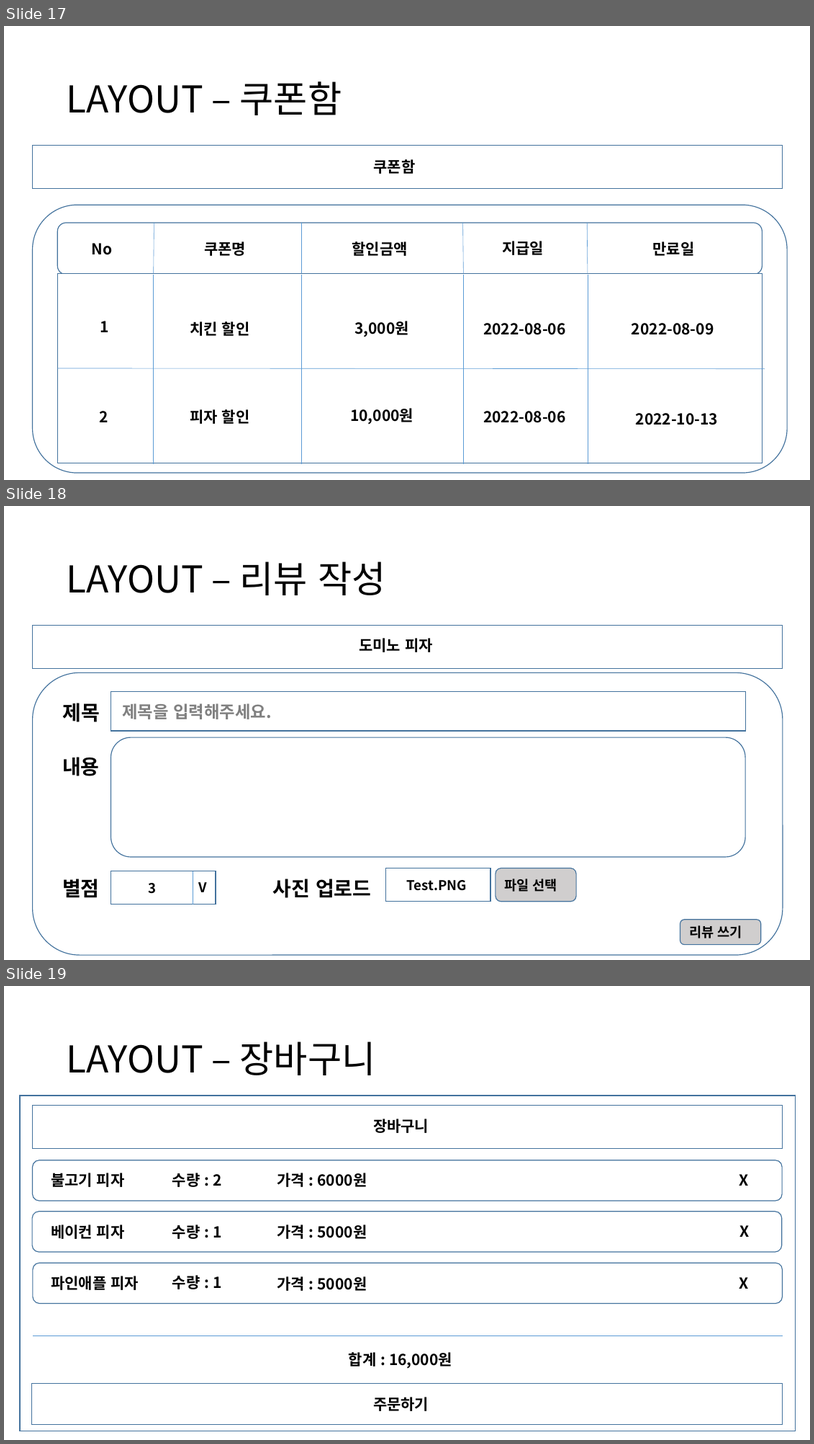
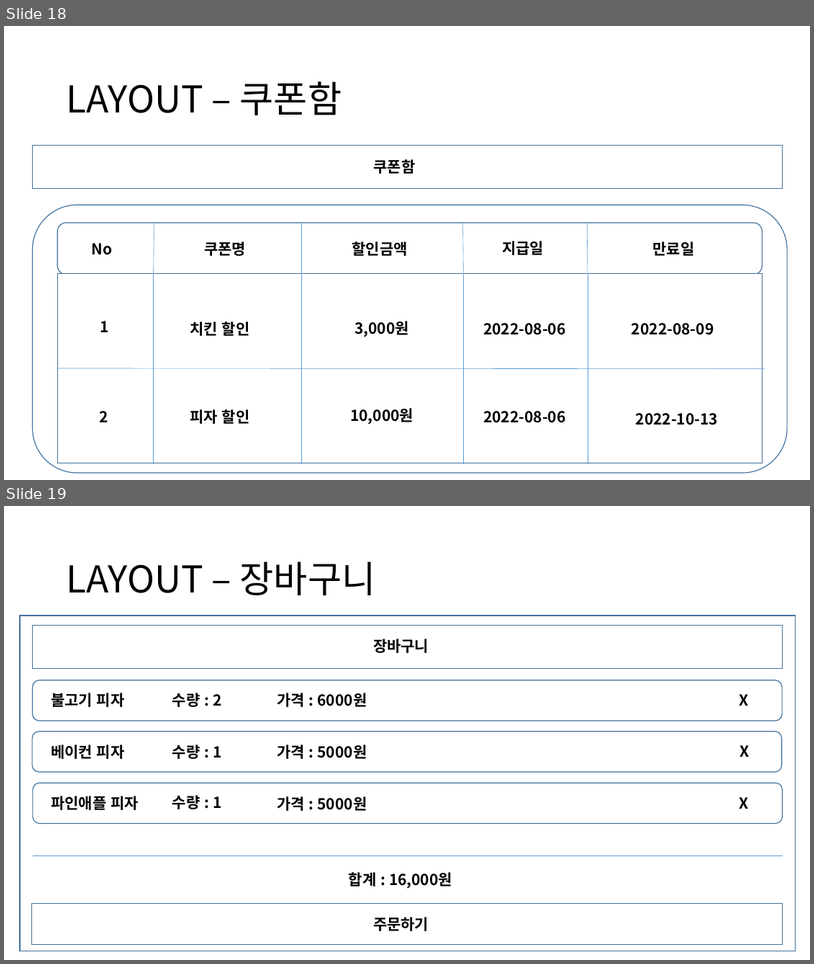
Before and after one commit to Camelllia/BaeminApplication, a slide deck: 202131205_김승진_실무게임프로그래밍_기획서.pptx. Shown one above the other, each under a label of ours: slides 17, 18 and 19 before the commit, slides 18 and 19 after it. The pictures are 814x1444 and 814x964 pixels, drawn with LibreOffice and Linux fonts; fonts in the diff are those of the drawing. Boxes give left, top, right and bottom in pixels: in the first picture for what was removed or moved away, otherwise in the second. Text is boxed around its words. In the diff, an @@ line names an element or a change of style, - is before the commit and + after.

```diff
--- a/202131205_김승진_실무게임프로그래밍_기획서.pptx
+++ b/202131205_김승진_실무게임프로그래밍_기획서.pptx
@@ slide 18 removed at bbox=[4, 506, 810, 960], background #FFFFFF @@
@@ title removed at bbox=[66, 561, 386, 595] @@
-LAYOUT – 리뷰 작성
@@ rectangle removed at bbox=[32, 626, 783, 668] @@
@@ text removed at bbox=[359, 638, 433, 652] @@
-도미노 피자
@@ rounded rectangle removed at bbox=[32, 672, 783, 955] @@
@@ rectangle removed at bbox=[111, 692, 746, 731] @@
@@ text removed at bbox=[63, 703, 100, 722] @@
-제목
@@ text removed at bbox=[122, 703, 272, 719] @@
-제목을 입력해주세요.
@@ rounded rectangle removed at bbox=[111, 737, 746, 856] @@
@@ text removed at bbox=[62, 757, 100, 776] @@
-내용
@@ rectangle removed at bbox=[111, 871, 216, 904] @@
@@ line removed from (193, 871) to (193, 904) @@
@@ rectangle removed at bbox=[386, 867, 491, 901] @@
@@ rounded rectangle removed at bbox=[496, 867, 577, 901] @@
@@ text removed at bbox=[62, 878, 100, 898] @@
-별점
@@ text removed at bbox=[148, 883, 156, 893] @@
-3
@@ text removed at bbox=[198, 882, 207, 892] @@
-V
@@ text removed at bbox=[273, 878, 371, 898] @@
-사진 업로드
@@ text removed at bbox=[407, 880, 467, 890] @@
-Test.PNG
@@ text removed at bbox=[504, 878, 558, 891] @@
-파일 선택
@@ rounded rectangle removed at bbox=[680, 919, 761, 944] @@
@@ text removed at bbox=[689, 925, 742, 938] @@
-리뷰 쓰기
@@ what was slide 17 is now slide 18 @@
```
Also in this commit, not shown: 2 slides changed, 1 slide added, 2 other files.
